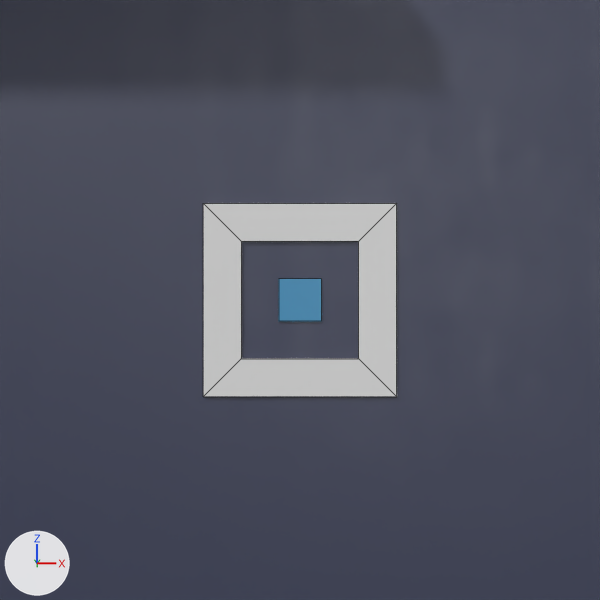
Renders of the Blender file art-viz.blend from each side of a commit.
Both versions are drawn from the file's camera '0 MainCamera'. The lights are fixed; the arrows at lower left show +X, +Y and +Z. Mesh edges are drawn as thin lines.

The first picture shows 'Canvas', 'Plane', 'Wall'.
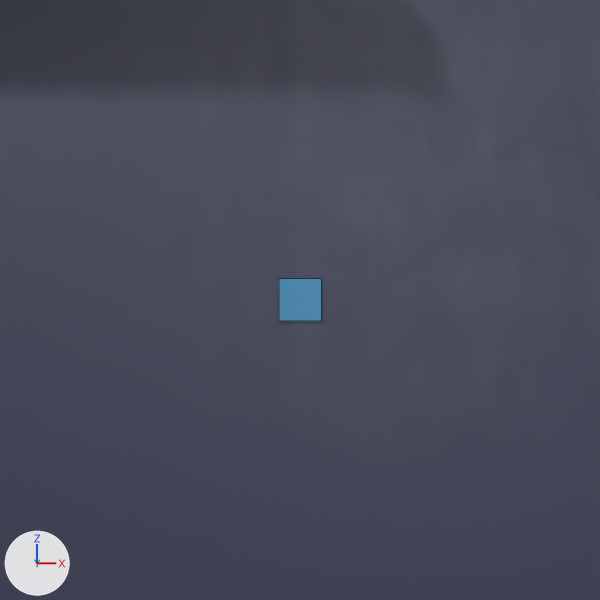
The change, as a list of edits to the scene's bpy script:
```text
Change ob_plane:
    add ob_plane.hide_render = True
```

Changed parts and their boxes (x1, y1, x2, y2) in the pictures (600 x 600 px):
'Plane', hidden: before (203, 203, 397, 397)
